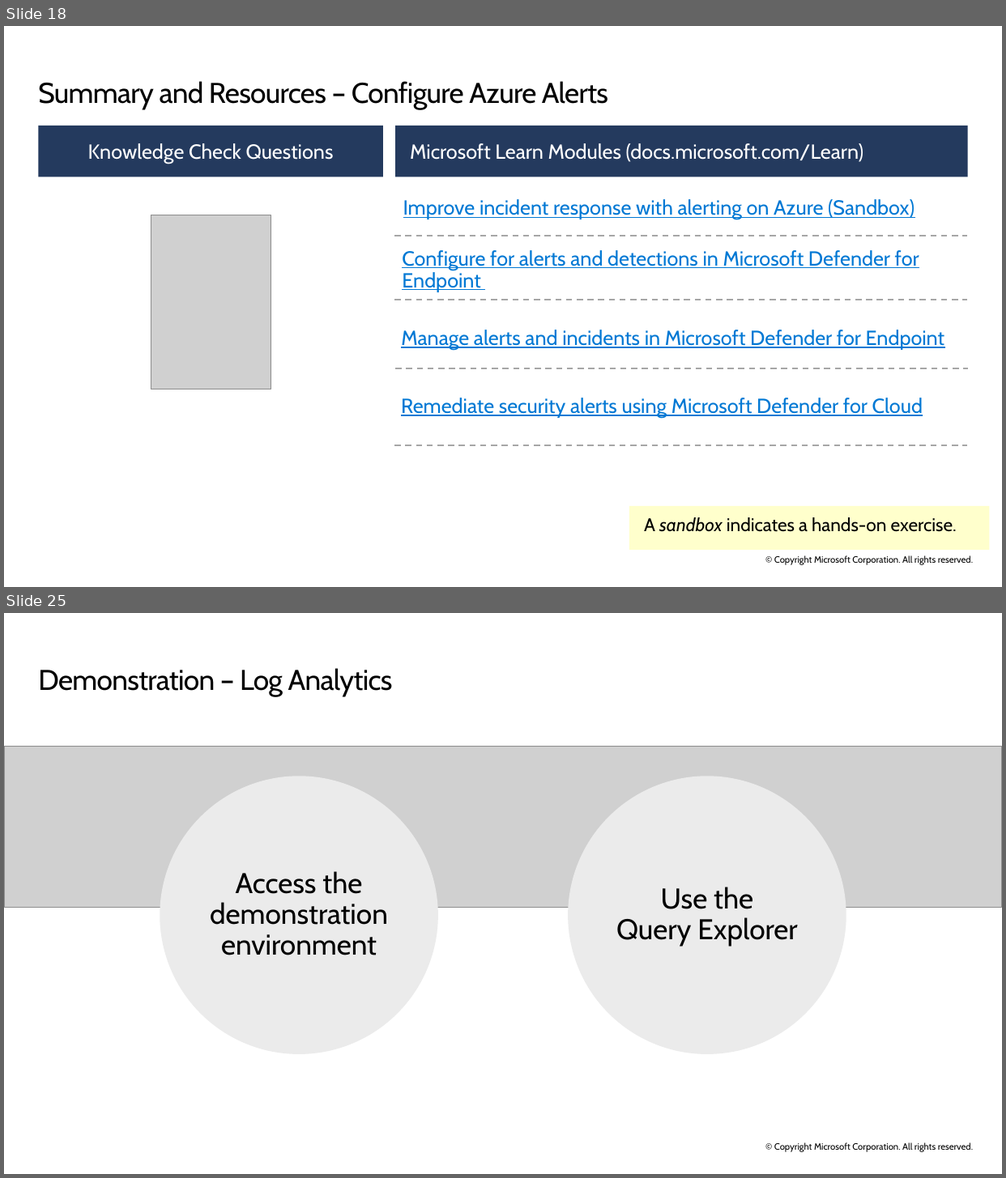
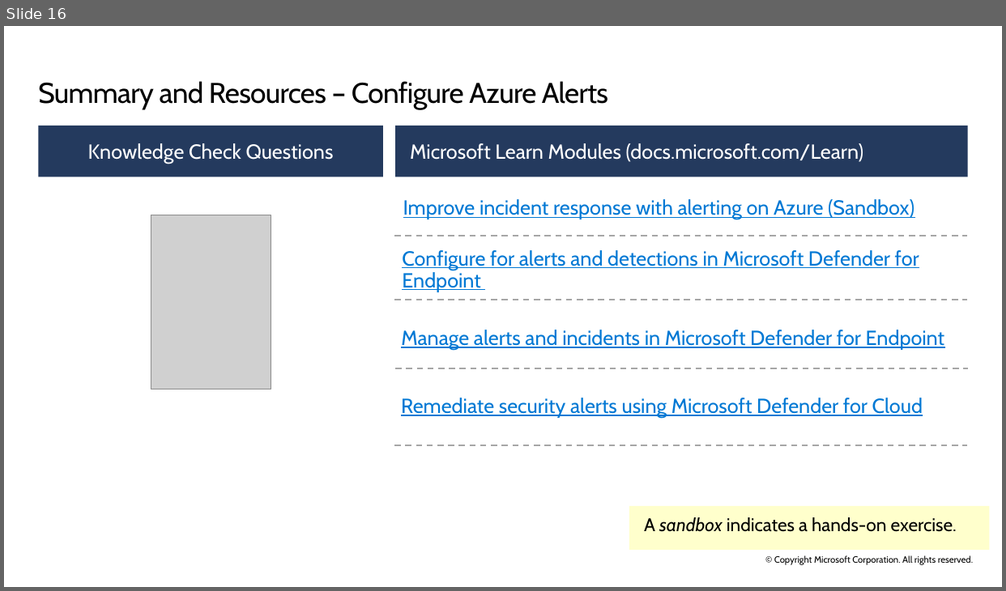
Before and after one commit to ryanpbetts/az-104-material, a slide deck: Slides/AZ-104T00A-ENU-PowerPoint_11 - done.pptx. Shown one above the other, each under a label of ours: slides 18 and 25 before the commit, slide 16 after it; the slides between them are not shown. The pictures are 1006x1178 and 1006x591 pixels, drawn with LibreOffice and Linux fonts; fonts in the diff are those of the drawing; grey boxes stand for pictures. Boxes give left, top, right and bottom in pixels: in the first picture for what was removed or moved away, otherwise in the second. Text is boxed around its words. In the diff, an @@ line names an element or a change of style, - is before the commit and + after.

```diff
--- a/Slides/AZ-104T00A-ENU-PowerPoint_11 - done.pptx
+++ b/Slides/AZ-104T00A-ENU-PowerPoint_11 - done.pptx
@@ slide 25 removed at bbox=[4, 613, 1002, 1174], background #FFFFFF; not listed: 1 template element that a slide beside it also shows @@
@@ title removed at bbox=[38, 668, 393, 697] @@
-Demonstration – Log Analytics
@@ picture removed at bbox=[4, 746, 1002, 906] @@
@@ ellipse removed at bbox=[160, 776, 437, 1054] @@
-Access the
-demonstration
-environment
@@ ellipse removed at bbox=[568, 776, 846, 1054] @@
-Use the
-Query Explorer
@@ what was slide 18 is now slide 16 @@
```
Also in this commit, not shown: 9 other slides removed, 3 other files.
